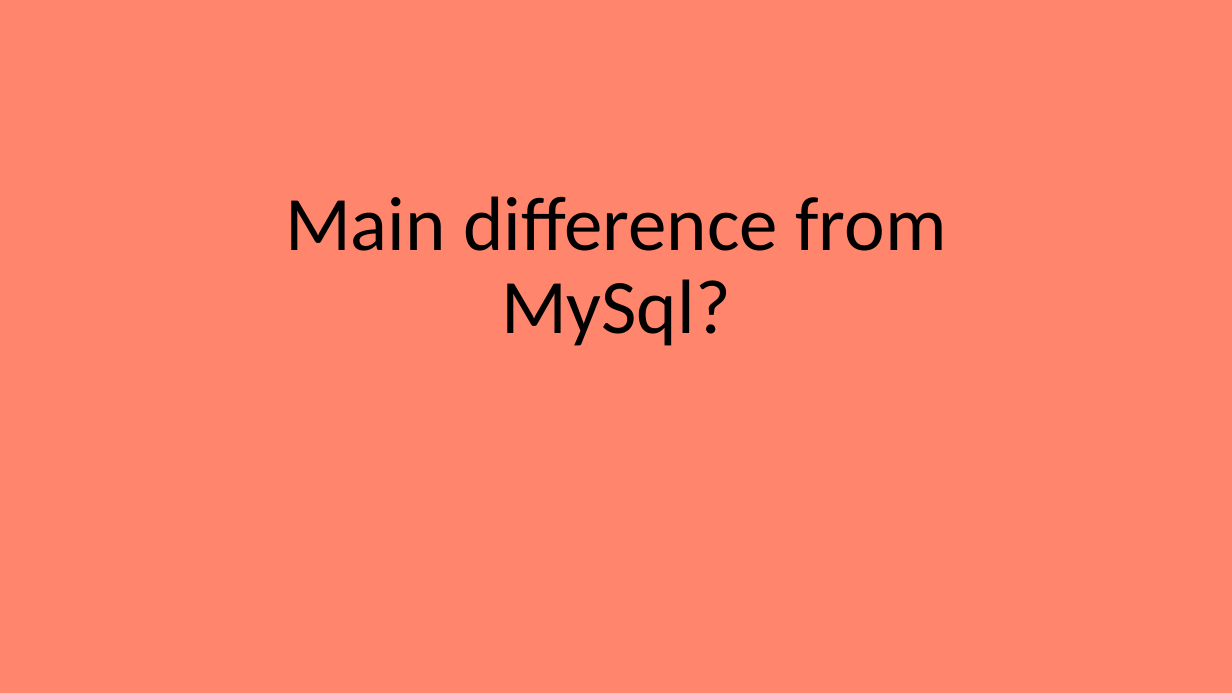
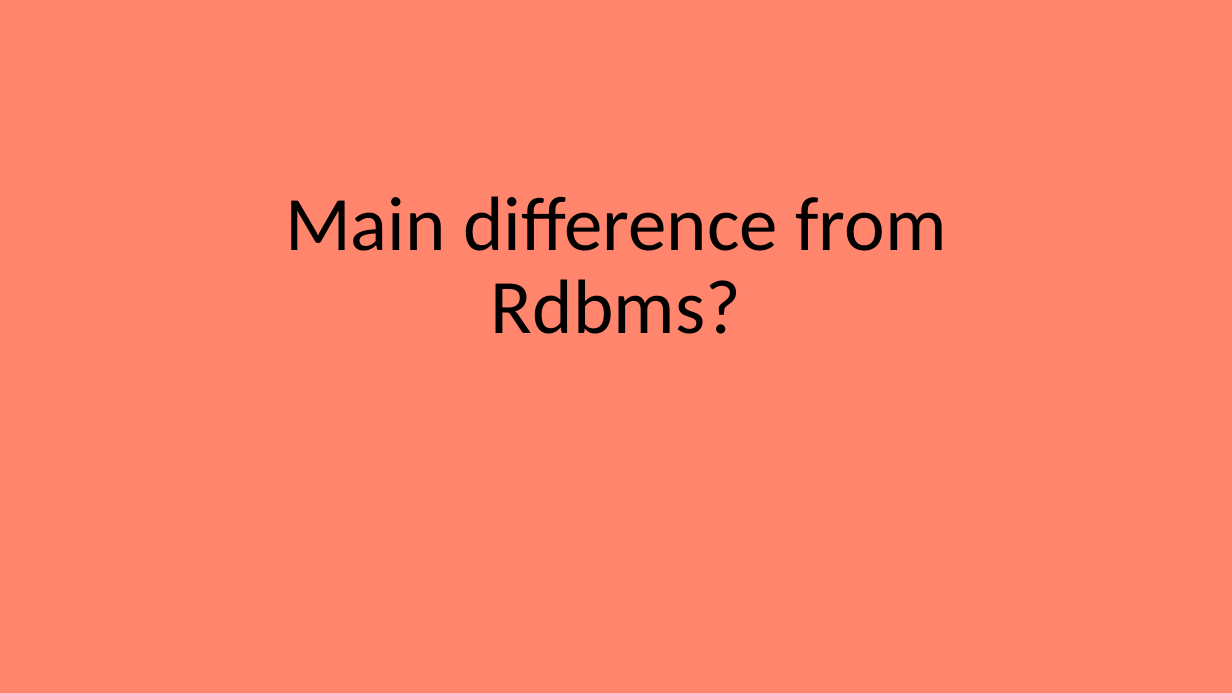
Before and after one commit to EmanueleCitarella/presentationAS, a slide deck: slide 16 of Sql vs NoSql.pptx (slide 15 before the commit). Drawn at 1232x693 pixels with LibreOffice and Linux fonts; fonts in the diff are those of the drawing. Boxes give left, top, right and bottom in pixels: in the first picture for what was removed or moved away, otherwise in the second. Text is boxed around its words. In the diff, an @@ line names an element or a change of style, - is before the commit and + after.

```diff
--- a/Sql vs NoSql.pptx
+++ b/Sql vs NoSql.pptx
@@ title at <box>285,196,946,334</box>: text changed @@
-Main difference from MySql?
+Main difference from Rdbms?
```
Also in this commit, not shown: 4 other slides changed, 2 slides added, 1 slide removed, 1 other file.
